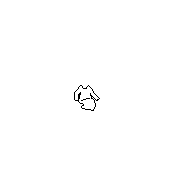
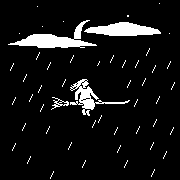
Comparing the layer stacks of the two 180px x 180px images. Changes:
showed group "bodies" (2 layers) over box(69, 78, 104, 117)
showed "broom" over box(50, 96, 131, 111)
showed "aura", painted on it over box(69, 66, 126, 118)
showed group "weather" (12 layers) over box(0, 0, 180, 180)
showed "rain", painted on it over box(0, 48, 180, 180)
